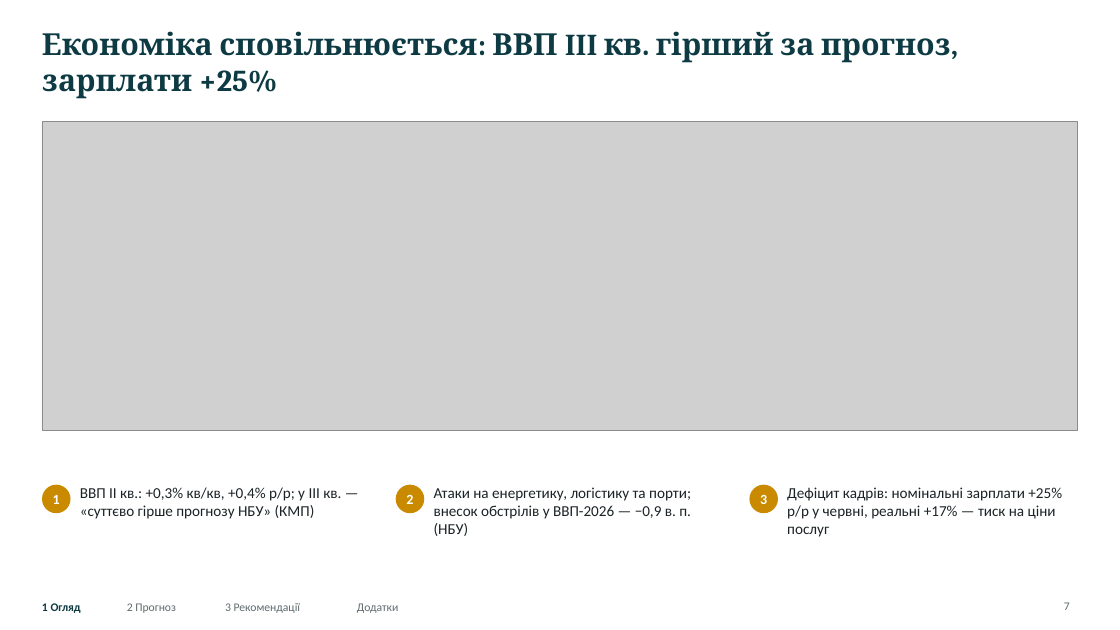
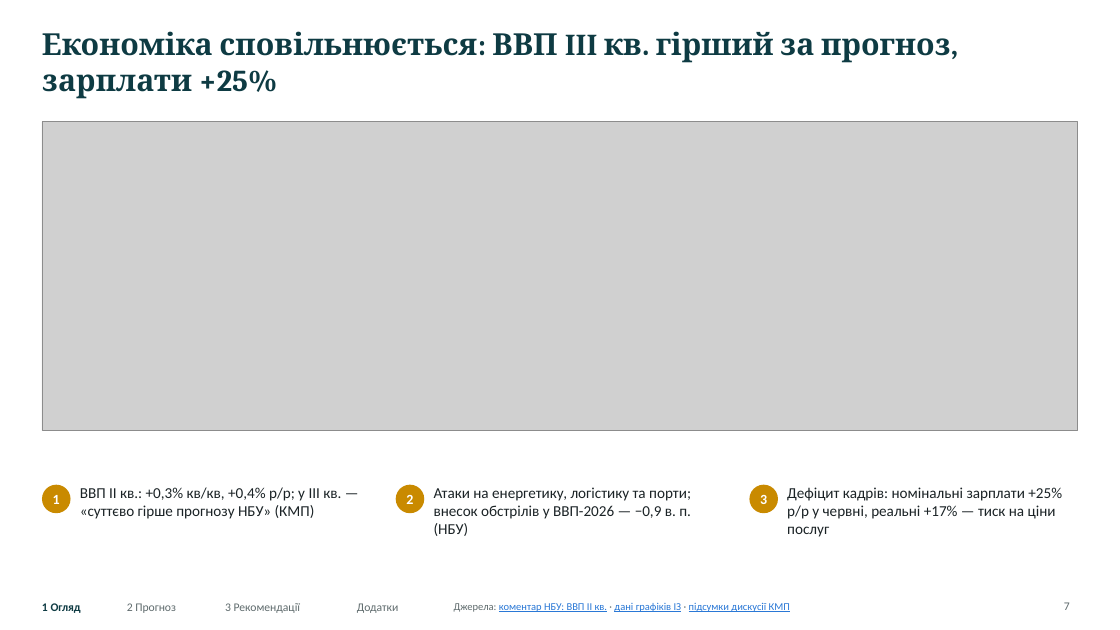
Before and after one commit to caplitt/nbu-challenge-2026, a slide deck: slide 7 of presentation/NBU_University_Challenge_2026.pptx. Drawn at 1120x630 pixels with LibreOffice and Linux fonts; fonts in the diff are those of the drawing; grey boxes stand for pictures. Boxes give left, top, right and bottom in pixels: in the first picture for what was removed or moved away, otherwise in the second. Text is boxed around its words. In the diff, an @@ line names an element or a change of style, - is before the commit and + after.

```diff
--- a/presentation/NBU_University_Challenge_2026.pptx
+++ b/presentation/NBU_University_Challenge_2026.pptx
@@ text added at (x1=454, y1=602, x2=790, y2=614), 9 pt, text #2A78D6, underline @@
+Джерела: коментар НБУ: ВВП II кв. · дані графіків ІЗ · підсумки дискусії КМП
```
Also in this commit, not shown: 25 other slides changed, 13 other files.
